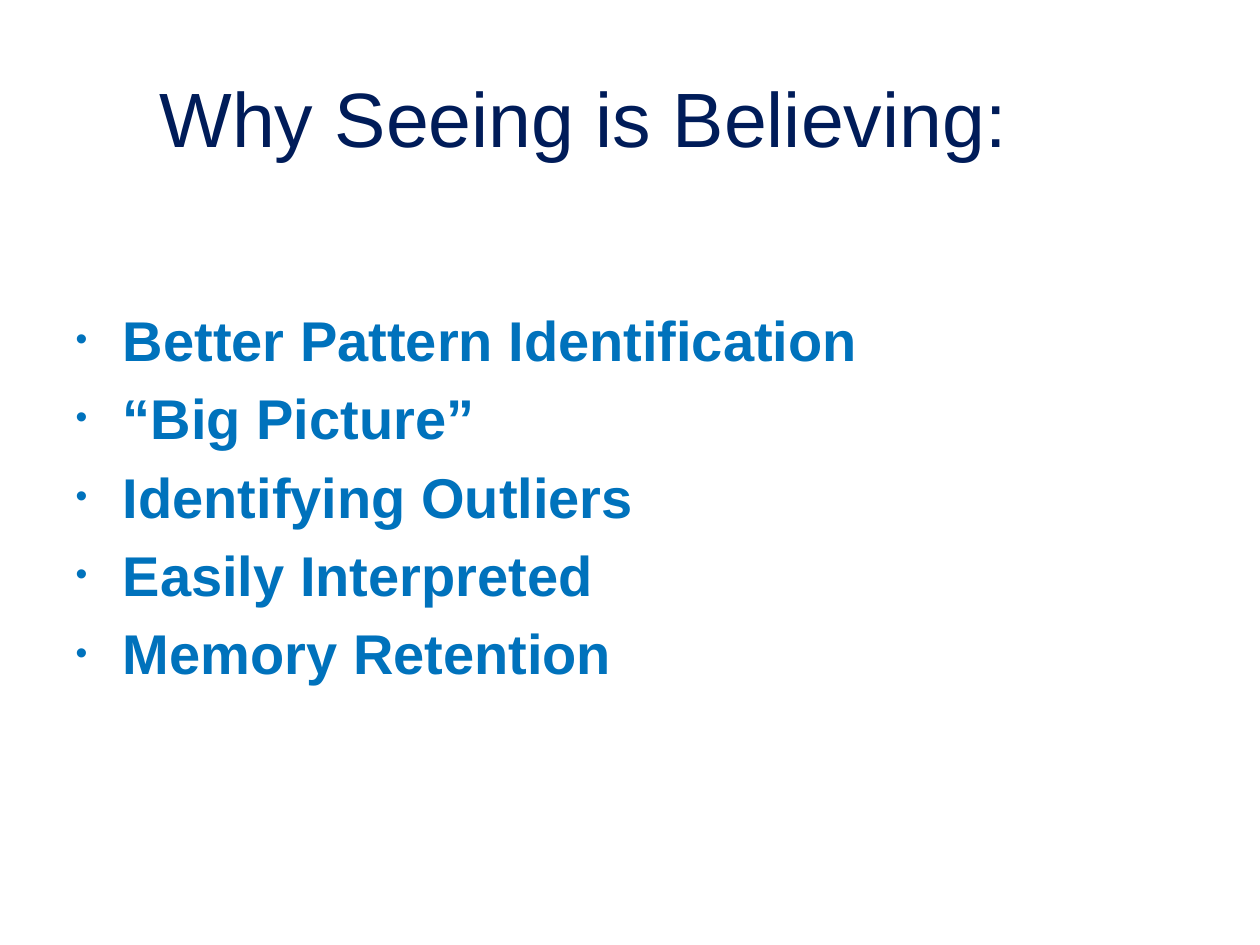
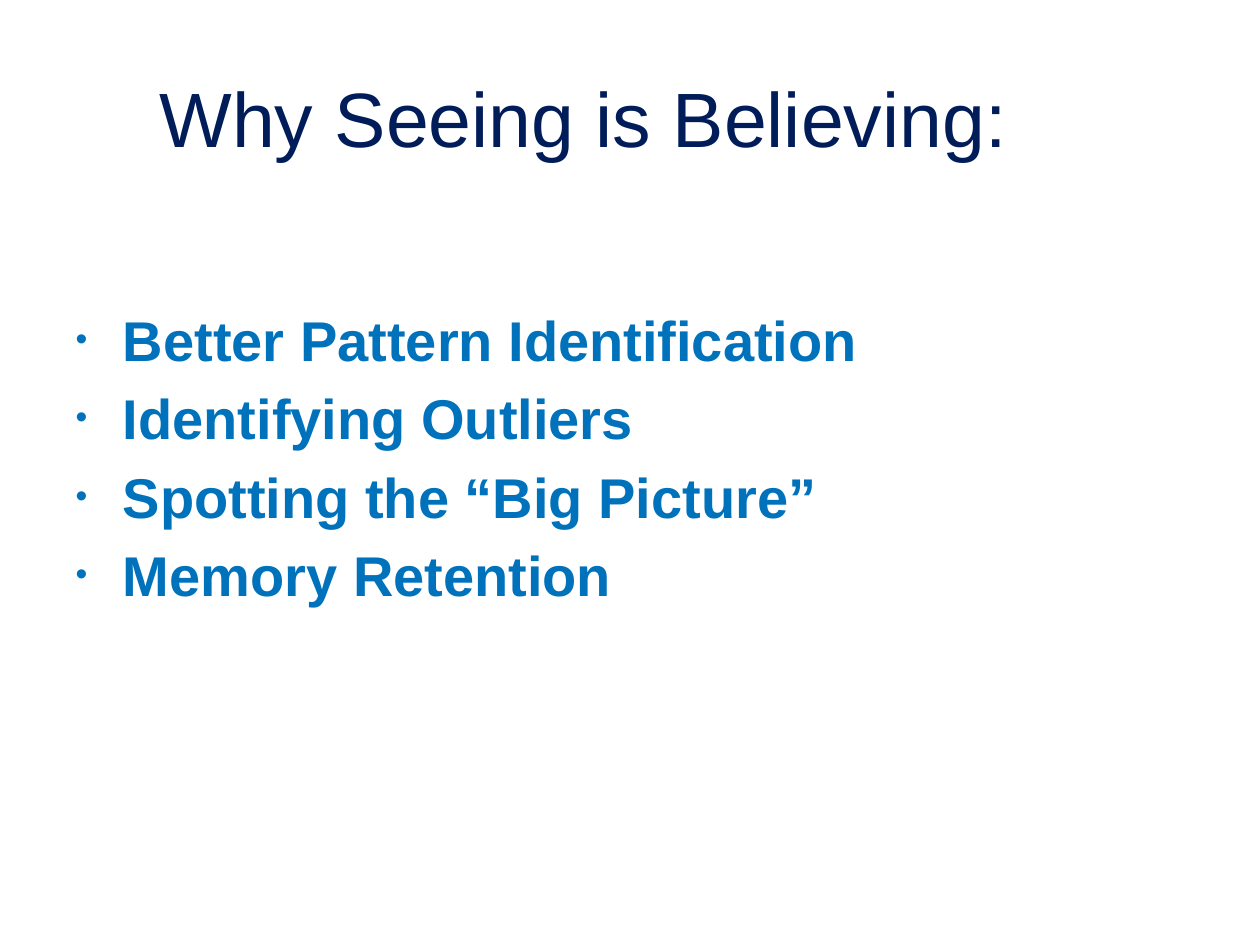
Before and after one commit to jordan-bonner/CAS_Spr23, a slide deck: slide 10 of Presentation Slides/Effective Data Visualization for Actuaries.pptx. Drawn at 1260x945 pixels with LibreOffice and Linux fonts; fonts in the diff are those of the drawing; background and template pictures are left out. Boxes give left, top, right and bottom in pixels: in the first picture for what was removed or moved away, otherwise in the second. Text is boxed around its words. In the diff, an @@ line names an element or a change of style, - is before the commit and + after.

Commit message:
Adding Slide Updates

```diff
--- a/Presentation Slides/Effective Data Visualization for Actuaries.pptx
+++ b/Presentation Slides/Effective Data Visualization for Actuaries.pptx
@@ text at (123, 398, 475, 450): paragraph removed @@
-• “Big Picture”
@@ text at (123, 477, 816, 528): text changed @@
-• Easily Interpreted
+• Spotting the “Big Picture”
```
Also in this commit, not shown: 1 other slide changed, 4 slides added, 5 other files.
